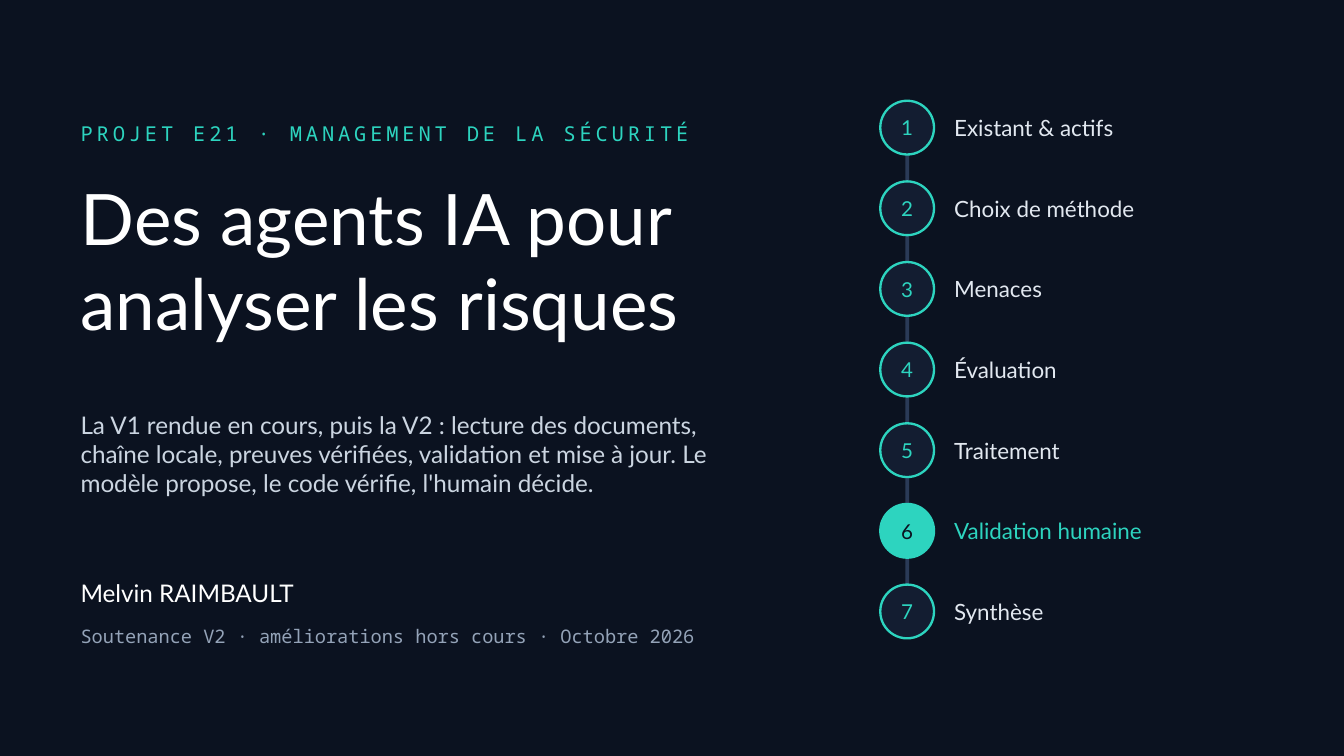
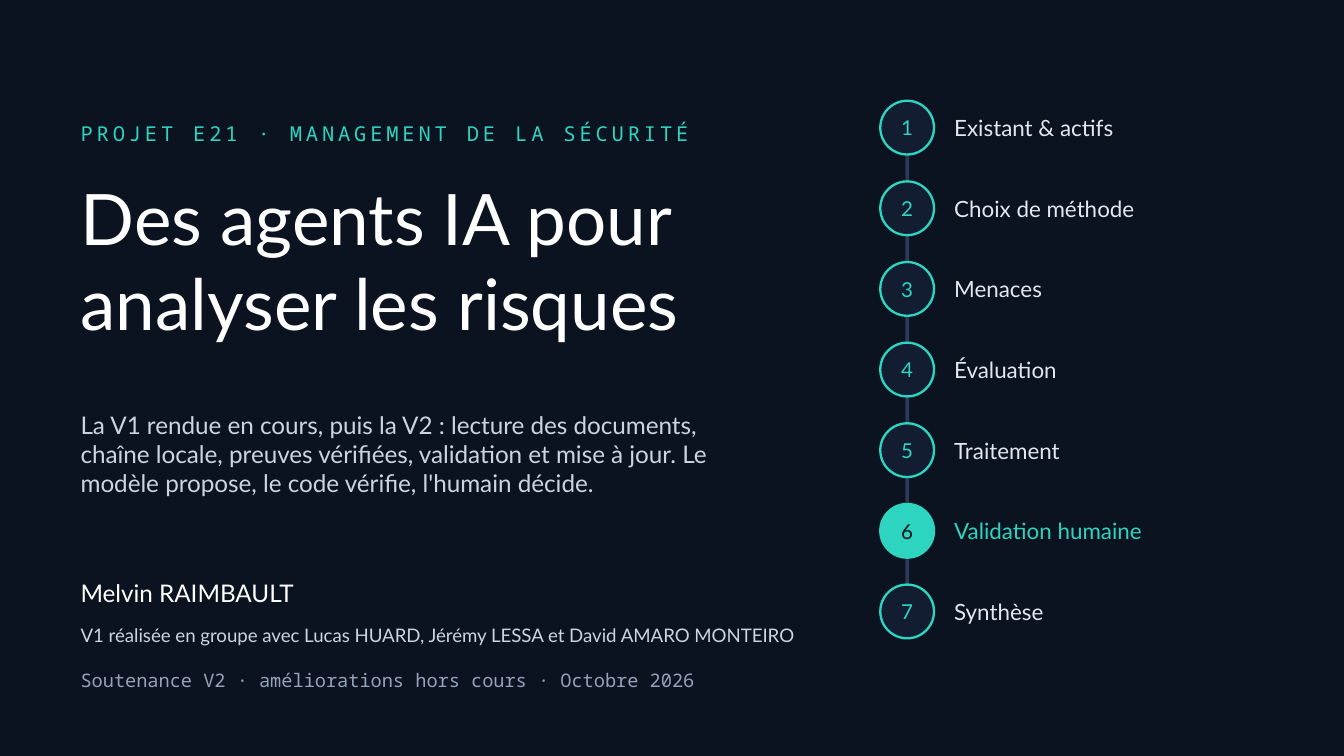
Before and after one commit to MelvinBzh/management_de_la_securite, a slide deck: slide 1 of livrables/V2-ameliorations/Soutenance_E21_V2.pptx. Drawn at 1344x756 pixels with LibreOffice and Linux fonts; fonts in the diff are those of the drawing. Boxes give left, top, right and bottom in pixels: in the first picture for what was removed or moved away, otherwise in the second. Text is boxed around its words. In the diff, an @@ line names an element or a change of style, - is before the commit and + after.

```diff
--- a/livrables/V2-ameliorations/Soutenance_E21_V2.pptx
+++ b/livrables/V2-ameliorations/Soutenance_E21_V2.pptx
@@ text added at bbox=[81, 628, 794, 646], 10 pt, text #CBD5E1 @@
+V1 réalisée en groupe avec Lucas HUARD, Jérémy LESSA et David AMARO MONTEIRO
@@ text "Soutenance V2 · améliorations hors ...": place and size @@
-text "Soutenance V2 · améliorations hors ..." at bbox=[81, 628, 695, 643]
+text "Soutenance V2 · améliorations hors ..." at bbox=[81, 672, 695, 687]
```
Also in this commit, not shown: 15 other files.
